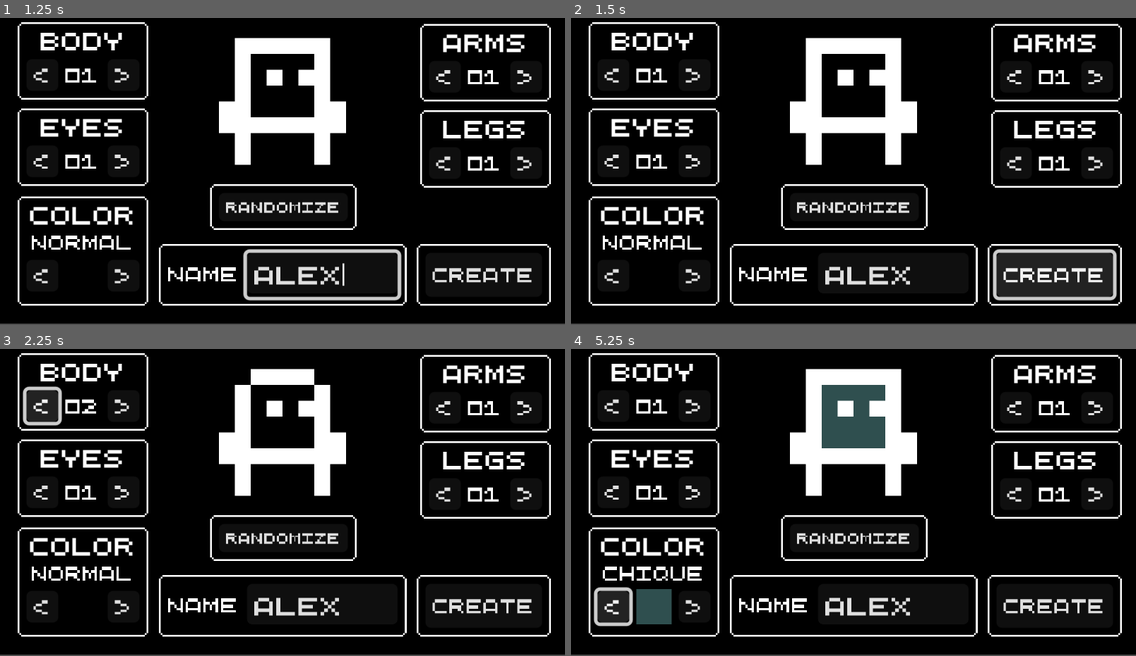
Above: before the commit, frames 1-4 (two rows, left to right).
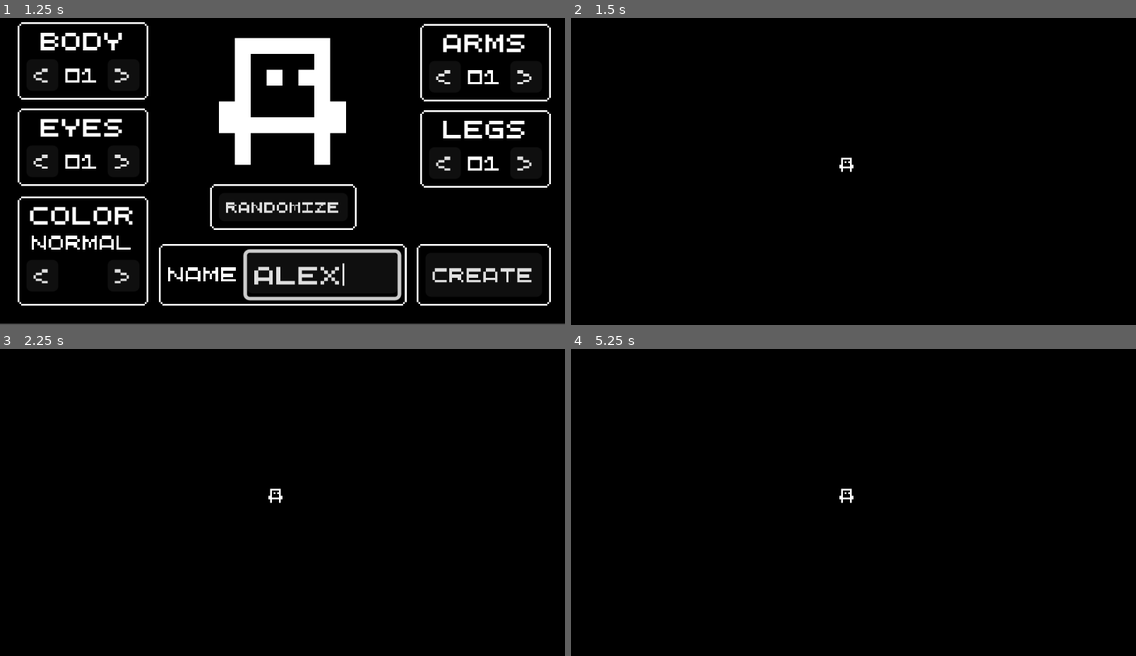
Above: after the commit, the same moments.

Repository: RabidMexican/incremental-jrpg
Game: Godot game, scene res://scenes/character_creator/character_creator.tscn
Two runs of this game, one before a commit and one after it. Both use one fixed random seed, a clock stepped at 60 frames per second and the inputs below.
Inputs (mouse positions are in pixels of both pictures, inside the frame that each line leads up to):
- Up to frame 1 (1.25 s): click (322, 275) at 0.52 s; type "Alex" at 0.6 s
- Up to frame 2 (1.5 s): click "Create" at 1.25 s
- Up to frame 3 (2.25 s): click (45, 407) at 2 s, where only the run before the commit has a clickable "<"
- Up to frame 4 (5.25 s): click (695, 407) at 2.75 s, where only the run before the commit has a clickable ">"; click (616, 493) at 3.5 s, where only the run before the commit has a clickable "<"; click (695, 493) at 4.25 s, where only the run before the commit has a clickable ">"; click (616, 606) at 5 s, where only the run before the commit has a clickable "<"

Frame 1 is identical in both runs. In frame 2, 18% of the frame differs, in the area x 0-100%, y 1-100%; in frame 3, 15%; in frame 4, 18%.

Commit message:
added transition to world scene

Diff:
--- a/scenes/character/character.tscn
+++ b/scenes/character/character.tscn
@@ -45,7 +45,6 @@
 metadata/_edit_lock_ = true
 
 [node name="Label" type="Label" parent="Skeleton"]
-visible = false
 z_index = 1
 anchors_preset = 1
 anchor_left = 1.0
@@ -57,6 +56,8 @@
 grow_horizontal = 0
 scale = Vector2(0.175, 0.193)
 text = "Name"
+horizontal_alignment = 1
+vertical_alignment = 1
 metadata/_edit_lock_ = true
 
 [node name="Body" type="CanvasGroup" parent="Skeleton"]
--- a/scenes/character_creator/character_creator.gd
+++ b/scenes/character_creator/character_creator.gd
@@ -235,4 +235,16 @@
 
 
 func _on_create_button_pressed() -> void:
-	pass # Replace with function body.
+	var tree: SceneTree = get_tree()
+	var world_scene = preload("res://scenes/world/world.tscn").instantiate()
+	var current_scene = tree.get_current_scene()
+
+	character.get_parent().remove_child(character)
+	character.movable = true
+	character.show_name = true
+	world_scene.player = character
+
+	# manage next scene
+	tree.get_root().add_child(world_scene)
+	tree.get_root().remove_child(current_scene)
+	tree.set_current_scene(world_scene)
--- a/scenes/world.tscn
+++ /dev/null
@@ -1,9 +0,0 @@
-[gd_scene load_steps=2 format=3 uid="uid://c7mqnp3s2lttn"]
-
-[ext_resource type="PackedScene" uid="uid://didaov3rjfn4e" path="res://scenes/character/character.tscn" id="1_nnsk1"]
-
-[node name="World" type="Node2D"]
-
-[node name="Player" parent="." instance=ExtResource("1_nnsk1")]
-position = Vector2(163, 59)
-scale = Vector2(11.4, 11.4)
--- /dev/null
+++ b/scenes/world/world.gd
@@ -0,0 +1,12 @@
+extends Node2D
+
+var player: CharacterBody2D
+
+@onready var spawn = $PlayerSpawn
+
+
+func _ready():
+	if player:
+		player.global_position = spawn.global_position
+		player.scale = Vector2(1.0, 1.0)
+		add_child(player)
--- /dev/null
+++ b/scenes/world/world.tscn
@@ -0,0 +1,16 @@
+[gd_scene load_steps=2 format=3 uid="uid://da5wp1363il04"]
+
+[ext_resource type="Script" uid="uid://dc87x8of41v3h" path="res://scenes/world/world.gd" id="1_sl2e5"]
+
+[node name="World" type="Node2D"]
+script = ExtResource("1_sl2e5")
+
+[node name="PlayerSpawn" type="Node2D" parent="."]
+position = Vector2(156, 88)
+scale = Vector2(1e-05, 1e-05)
+
+[node name="ColorRect" type="ColorRect" parent="."]
+z_index = -1
+offset_right = 320.0
+offset_bottom = 180.0
+color = Color(0, 0, 0, 1)
--- a/scripts/global.gd
+++ b/scripts/global.gd
@@ -1,4 +1,6 @@
 extends Node
+
+var player: Character = null
 
 # all body textures
 var body_collection: Dictionary = {
Not shown, added: scenes/world/world.gd.uid
